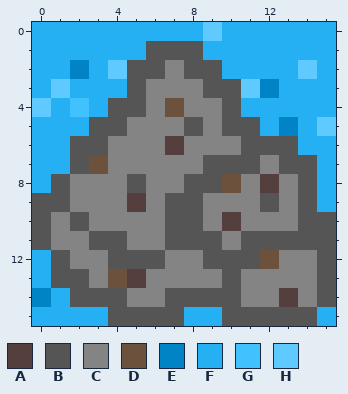
Edited in one commit: pixel-art sprite (tiles/Rock.png). Above, as it was before the edit.
The file is 16x16 pixels.
Palette (. is transparent): A #553e3e  B #555555  C #848484  D #6c523d  E #0084c5  F #26b0f4  G #42c1ff  H #5ecaff
And afterwards:
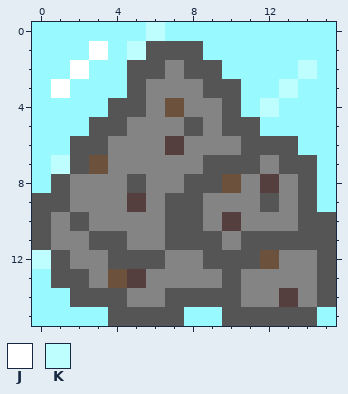
Colours new in this view: J #ffffff  K #befefe
The edit:
@@ palette @@
-F #26b0f4
+F #98faff
@@ x 0..15 @@
- 0 FFFFFFFFFHFFFFFF
- 1 FFFFFFBBBFFFFFFF
- 2 FFEFHBBCBBFFFFHF
- 3 FHFFFBCCCBBHEFFF
- 4 HFGFBBCDCCBFFFFF
- 5 FFFBBCCCBCBBFEFH
+ 0 FFFFFFKFFFFFFFFF
+ 1 FFFJFKBBBFFFFFFF
+ 2 FFJFFBBCBBFFFFKF
+ 3 FJFFFBCCCBBFFKFF
+ 4 FFFFBBCDCCBFKFFF
+ 5 FFFBBCCCBCBBFFFF
  6 FFBBCCCACCCBBBFF
- 7 FFBDCCCCCBBBCBBF
+ 7 FKBDCCCCCBBBCBBF
  8 FBCCCBCCBBDCACBF
@@ x 0..2 @@
 11 BCC
-12 FBC
+12 KBC
 13 FBB
-14 EFB
+14 FFB
 15 FFF
Pixel boxes of the changes (left, top, right, bottom) in both pictures:
changed: (32, 22, 336, 212)
changed: (32, 250, 222, 326)
changed: (317, 307, 336, 326)
